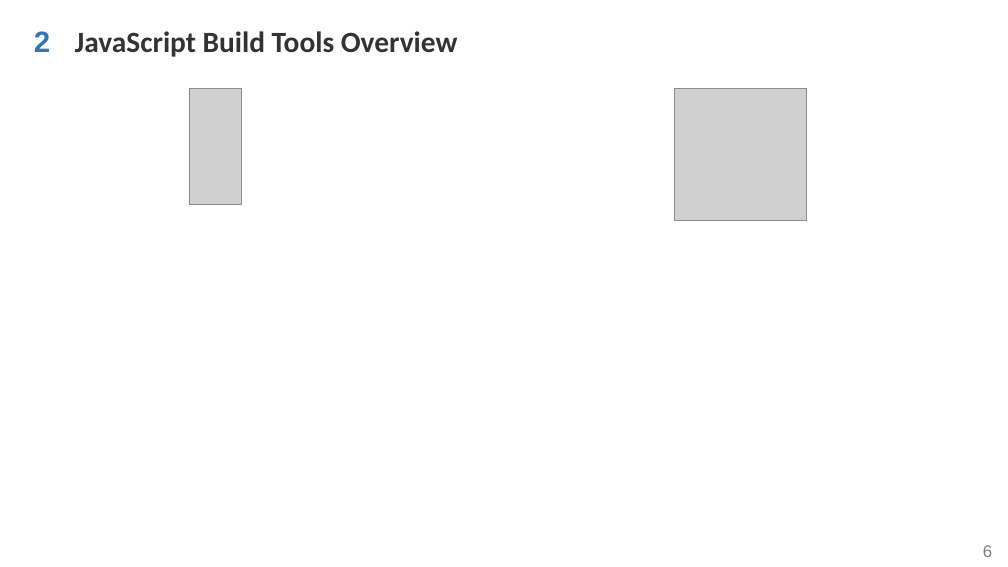
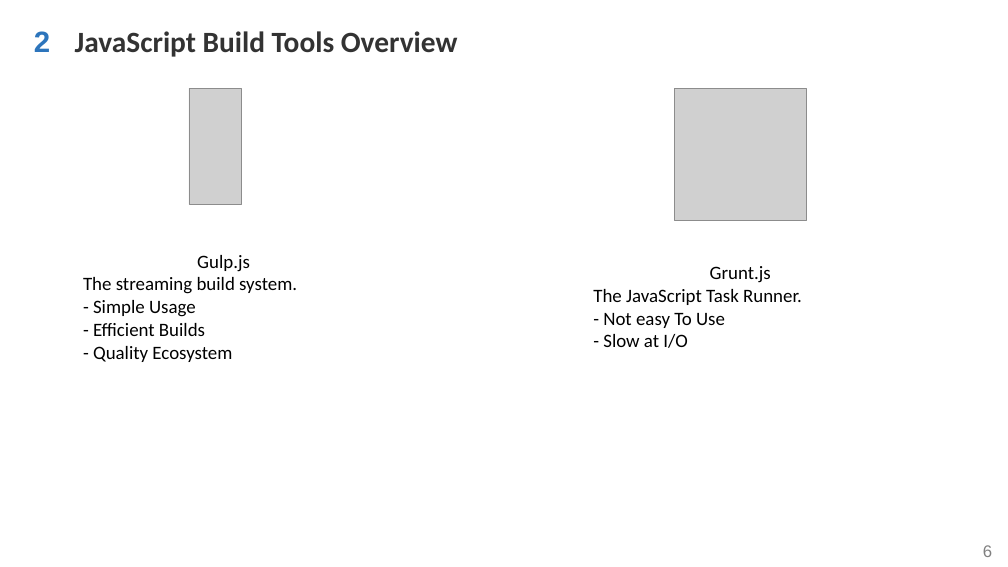
Before and after one commit to WenhaoXu/full-stack-web-course, a slide deck: slide 6 of engineering/2017/Gulp.pptx. Drawn at 1008x567 pixels with LibreOffice and Linux fonts; fonts in the diff are those of the drawing; grey boxes stand for pictures; background and template pictures are left out. Boxes give left, top, right and bottom in pixels: in the first picture for what was removed or moved away, otherwise in the second. Text is boxed around its words. In the diff, an @@ line names an element or a change of style, - is before the commit and + after.

Commit message:
[Engineering] update gulp ppt.

```diff
--- a/engineering/2017/Gulp.pptx
+++ b/engineering/2017/Gulp.pptx
@@ text added at (83, 255, 297, 362), 18 pt, text #000000 @@
+Gulp.js
+The streaming build system.
+- Simple Usage
+- Efficient Builds
+- Quality Ecosystem
@@ text added at (593, 266, 802, 348), 18 pt, text #000000 @@
+Grunt.js
+The JavaScript Task Runner.
+- Not easy To Use
+- Slow at I/O
```
Also in this commit, not shown: 1 other slide changed, 15 slides added, 4 slides removed.
